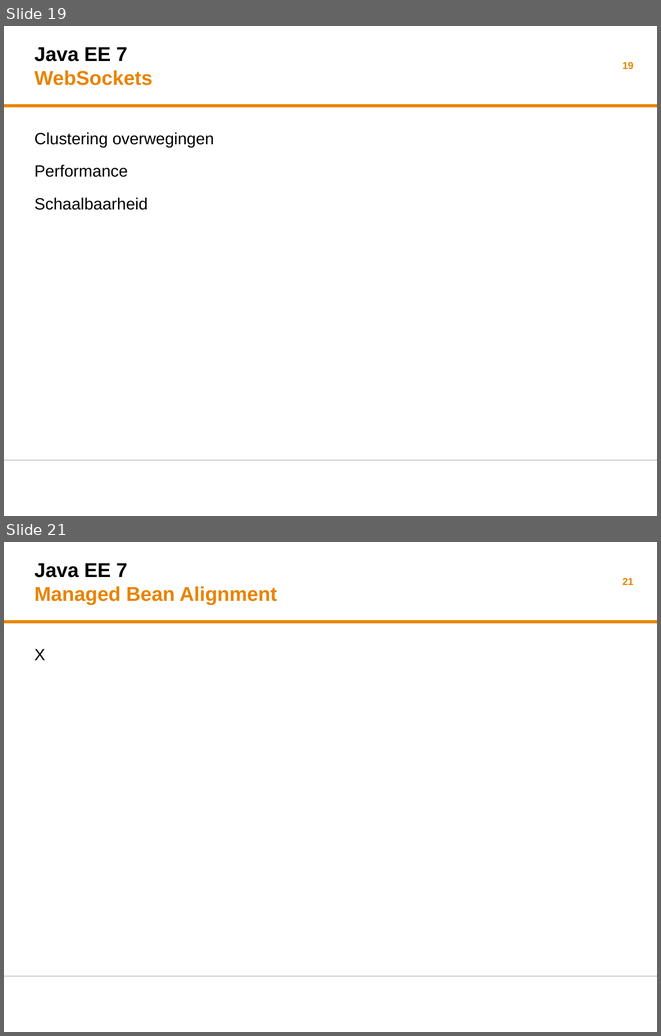
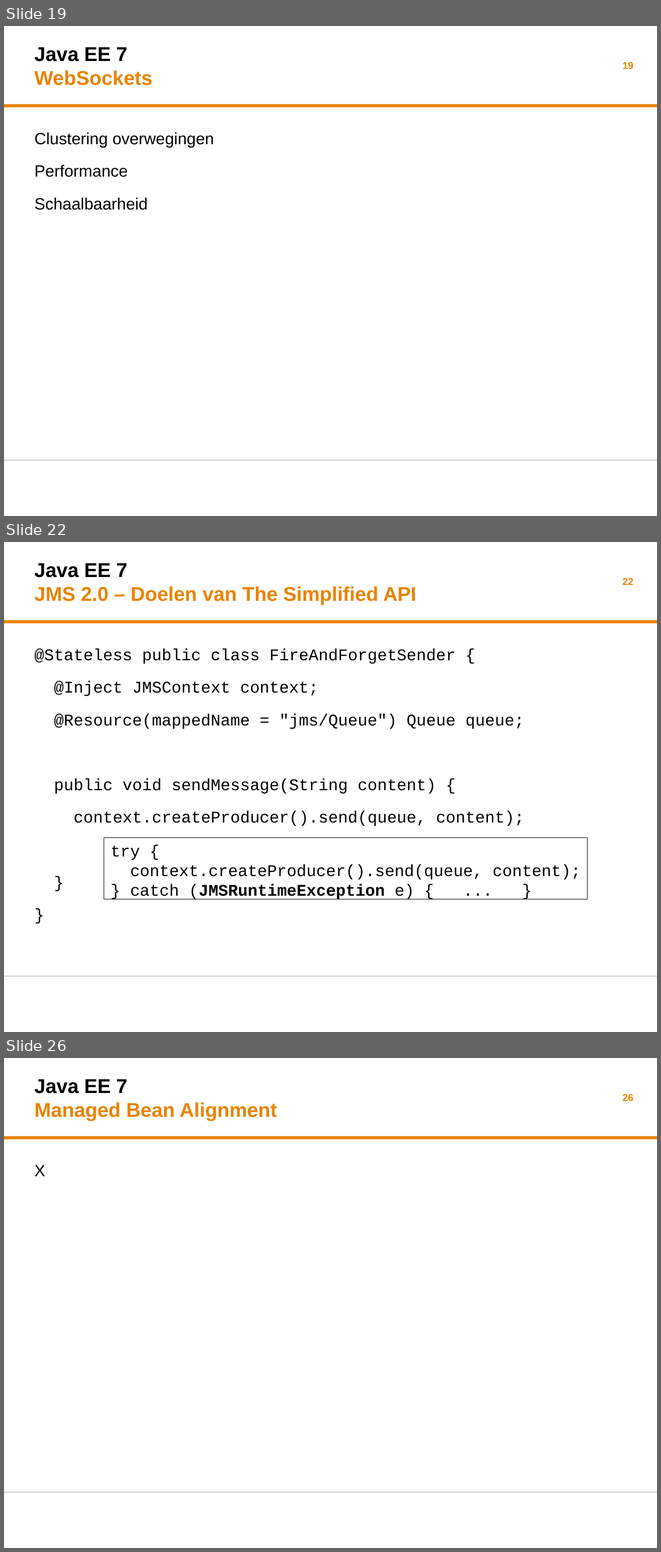
Before and after one commit to martijnblankestijn/javaee7, a slide deck: presentatie/specialmeeting-java-ee-7v2.odp. Shown one above the other, each under a label of ours: slides 19 and 21 before the commit, slides 19, 22 and 26 after it; the slides between them are not shown. The pictures are 661x1036 and 661x1552 pixels, drawn with LibreOffice and Linux fonts; fonts in the diff are those of the drawing; background and template pictures are left out. Boxes give left, top, right and bottom in pixels: in the first picture for what was removed or moved away, otherwise in the second. Text is boxed around its words. In the diff, an @@ line names an element or a change of style, - is before the commit and + after.

Commit message:
poisonous message en add van gemiste files

```diff
--- a/presentatie/specialmeeting-java-ee-7v2.odp
+++ b/presentatie/specialmeeting-java-ee-7v2.odp
@@ slide 22 added at box(4, 542, 657, 1032), background #FFFFFF; not listed: 2 template elements that a slide beside it also shows @@
@@ title added at box(34, 563, 416, 605), 22 pt, text #E98300, bold @@
+Java EE 7
+JMS 2.0 – Doelen van The Simplified API
@@ page number added at box(623, 578, 634, 585), 11 pt, text #E98300, bold @@
+22
@@ text added at box(34, 649, 524, 826), 18 pt, text #000000 @@
+@Stateless public class FireAndForgetSender {
+@Inject JMSContext context;
+@Resource(mappedName = "jms/Queue") Queue queue;
+public void sendMessage(String content) {
+context.createProducer().send(queue, content);
+}
+}
@@ rectangle added at box(104, 837, 587, 899), fill #FFFFFF, outline #000000 0 pt, 18 pt, text #000000 @@
+try {
+context.createProducer().send(queue, content);
+} catch (JMSRuntimeException e) { ... }
@@ what was slide 21 is now slide 26 @@
@@ page number at box(623, 1094, 634, 1101): text changed @@
-21
+26
```
Also in this commit, not shown: 1 slide changed, 4 other slides added, 7 other files.
